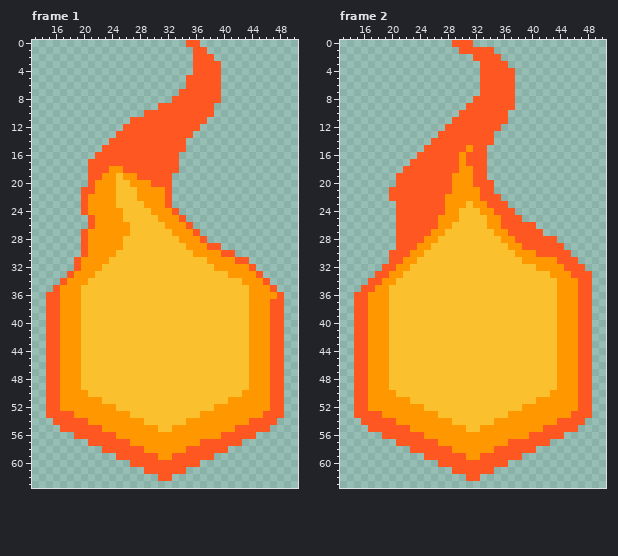
A pixel-art file gets an edit: sourceicons/prefixes/flaming/source.ase. The first picture shows the starting point.
64x64 pixels, 24 frames. Shown: frame 1: x 13..50, y 0..63; frame 2: x 13..50, y 0..63. The commit also changed other frames, which this record leaves out.
After the commit:
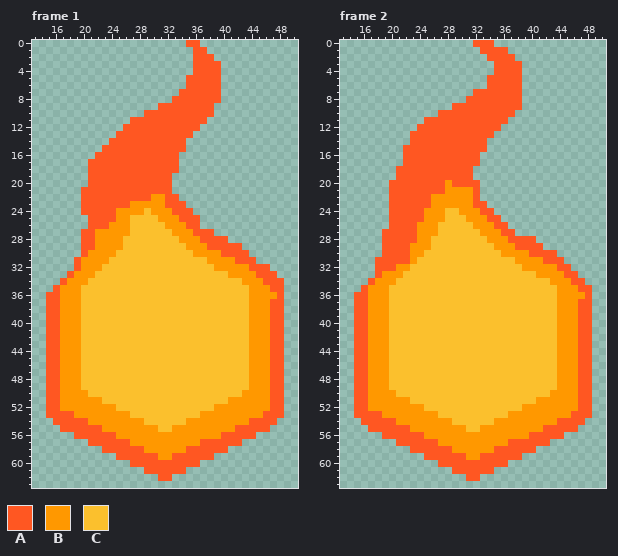
Palette (. is transparent): A #ff5722  B #ff9800  C #fbc02d
Changes in this commit:
Changed rows in their new state; - is an unchanged pixel.
Frame 1, layer "Fire Animation":
first column x 21:
18 ---AA-----------------------
19 --AAAAA---------------------
20 -AAAAAAAA-------------------
21 -AAAAAAAAAA-----------------
22 AAAAAAAAA---A---------------
23 AAAAAABB----AA--------------
24 AAAA-BBB-----AA-------------
25 -AAA-B--------AA------------
26 -AA------------A------------
27 A---------------AA----------
28 A----------------AAA--------
29 A------------------AAA------
30 ---------------------AA-----
31 -----------------------A----
32 ------------------------AA--
33 -------------------------AA-
34 --------------------------AA
35 ---------------------------A
Frame 2, layer "Fire Animation":
first column x 17:
 0 ------------...AAA--------------
 1 -------------...--AA------------
 2 ---------------..--AA-----------
 3 ----------------..--AA----------
 4 ----------------..---A----------
 5 ----------------.----A----------
 6 ----------------.----A----------
 7 ---------------A-----A----------
 8 --------------A------A----------
 9 ------------AA-------A----------
10 ----------AAA-------A-----------
11 --------AAAA--------------------
12 -------AAAA---------------------
13 ------AAAA----------------------
14 ------AAA--------.--------------
15 -----AAA------A-----------------
16 -----AA------A--.---------------
17 -----A-------A--.---------------
18 ----A--------AA..---------------
19 ------------AAA..---------------
20 ---A-------BAAA-..--------------
21 -----------B---A..--------------
22 ---------BB----A...-------------
23 ---A-----BB---BAA...------------
24 ---A----BBBCCBBBAA...-----------
25 ---A----BB-CC-BBBAA...----------
26 ---A---BBBCC---BB-A-....--------
27 --AA---BB-C-----BB-A-....-------
28 --AA---B-C-------BB-A---...-----
29 --AA--B-----------BB-A---...----
30 --A----------------BB--A---..---
31 -AA--A---------------B---AA-..--
32 -A--------------------BB---A-..-
33 --B---------------------BB--A-..
34 -B------------------------B--A-.
35 B-------------------------------
36 ------------------------------B-
